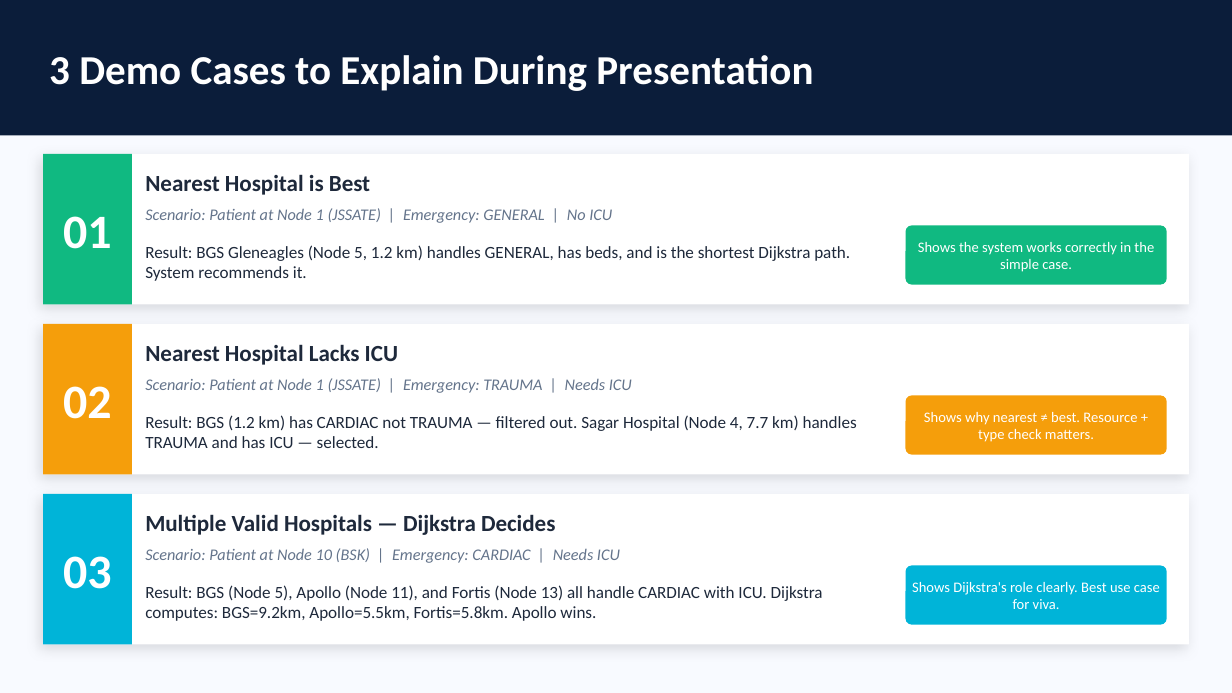
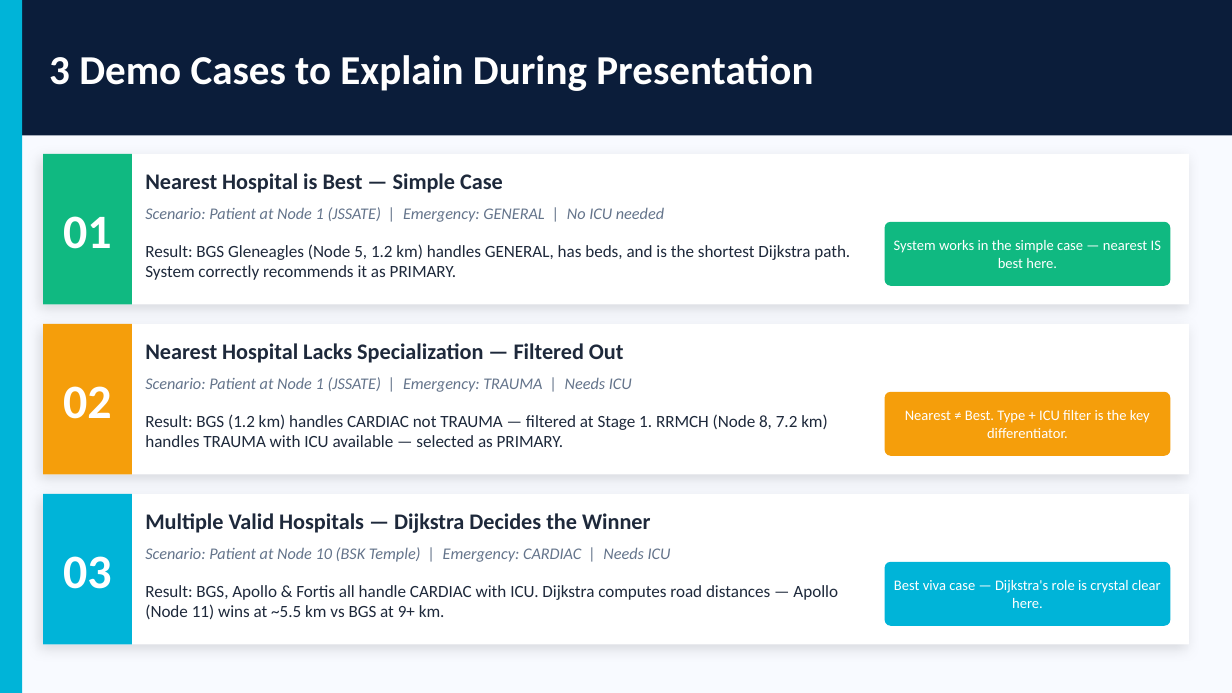
Before and after one commit to ShreyaRHipparagi/Ambulance, a slide deck: slide 10 of ppt/Smart_Ambulance_v2.pptx (slide 9 before the commit). Drawn at 1232x693 pixels with LibreOffice and Linux fonts; fonts in the diff are those of the drawing. Boxes give left, top, right and bottom in pixels: in the first picture for what was removed or moved away, otherwise in the second. Text is boxed around its words. In the diff, an @@ line names an element or a change of style, - is before the commit and + after.

Commit message:
Fix: Slides 8-9-10 now match class project PPT style exactly — same positions, font sizes, colors, card format, connector lines, chip layout

```diff
--- a/ppt/Smart_Ambulance_v2.pptx
+++ b/ppt/Smart_Ambulance_v2.pptx
@@ rectangle added at box(0, 0, 22, 692), fill #00B4D8 @@
@@ text at box(145, 173, 503, 193): text changed; size 13.5 to 13 pt @@
-Nearest Hospital is Best
+Nearest Hospital is Best — Simple Case
@@ text at box(145, 207, 664, 222): text changed @@
-Scenario: Patient at Node 1 (JSSATE) | Emergency: GENERAL | No ICU
+Scenario: Patient at Node 1 (JSSATE) | Emergency: GENERAL | No ICU needed
@@ rounded rectangle: place and size @@
-rounded rectangle at box(906, 225, 1167, 285)
+rounded rectangle at box(885, 222, 1170, 286)
@@ text at box(145, 244, 850, 280): text changed @@
-Result: BGS Gleneagles (Node 5, 1.2 km) handles GENERAL, has beds, and is the shortest Dijkstra path. System recommends it.
+Result: BGS Gleneagles (Node 5, 1.2 km) handles GENERAL, has beds, and is the shortest Dijkstra path. System correctly recommends it as PRIMARY.
@@ text at box(894, 240, 1161, 268): text changed @@
-Shows the system works correctly in the simple case.
+System works in the simple case — nearest IS best here.
@@ text at box(145, 343, 624, 363): text changed; size 13.5 to 13 pt @@
-Nearest Hospital Lacks ICU
+Nearest Hospital Lacks Specialization — Filtered Out
@@ text at box(145, 414, 828, 447): text changed @@
-Result: BGS (1.2 km) has CARDIAC not TRAUMA — filtered out. Sagar Hospital (Node 4, 7.7 km) handles TRAUMA and has ICU — selected.
+Result: BGS (1.2 km) handles CARDIAC not TRAUMA — filtered at Stage 1. RRMCH (Node 8, 7.2 km) handles TRAUMA with ICU available — selected as PRIMARY.
@@ rounded rectangle: place and size @@
-rounded rectangle at box(906, 395, 1167, 455)
+rounded rectangle at box(885, 392, 1170, 456)
@@ text at box(905, 410, 1150, 438): text changed @@
-Shows why nearest ≠ best. Resource + type check matters.
+Nearest ≠ Best. Type + ICU filter is the key differentiator.
@@ text at box(145, 513, 650, 533): text changed; size 13.5 to 13 pt @@
-Multiple Valid Hospitals — Dijkstra Decides
+Multiple Valid Hospitals — Dijkstra Decides the Winner
@@ text at box(145, 547, 671, 562): text changed @@
-Scenario: Patient at Node 10 (BSK) | Emergency: CARDIAC | Needs ICU
+Scenario: Patient at Node 10 (BSK Temple) | Emergency: CARDIAC | Needs ICU
@@ proportions changed in 3 elements at box(885, 222, 1170, 286), box(885, 392, 1170, 456), box(885, 562, 1170, 626) @@
@@ rounded rectangle: place and size @@
-rounded rectangle at box(906, 565, 1167, 625)
+rounded rectangle at box(885, 562, 1170, 626)
@@ text at box(145, 585, 838, 619): text changed @@
-Result: BGS (Node 5), Apollo (Node 11), and Fortis (Node 13) all handle CARDIAC with ICU. Dijkstra computes: BGS=9.2km, Apollo=5.5km, Fortis=5.8km. Apollo wins.
+Result: BGS, Apollo & Fortis all handle CARDIAC with ICU. Dijkstra computes road distances — Apollo (Node 11) wins at ~5.5 km vs BGS at 9+ km.
@@ text at box(894, 580, 1161, 608): text changed @@
-Shows Dijkstra's role clearly. Best use case for viva.
+Best viva case — Dijkstra's role is crystal clear here.
```
Also in this commit, not shown: 1 other slide changed, 1 slide added, 1 other file.
